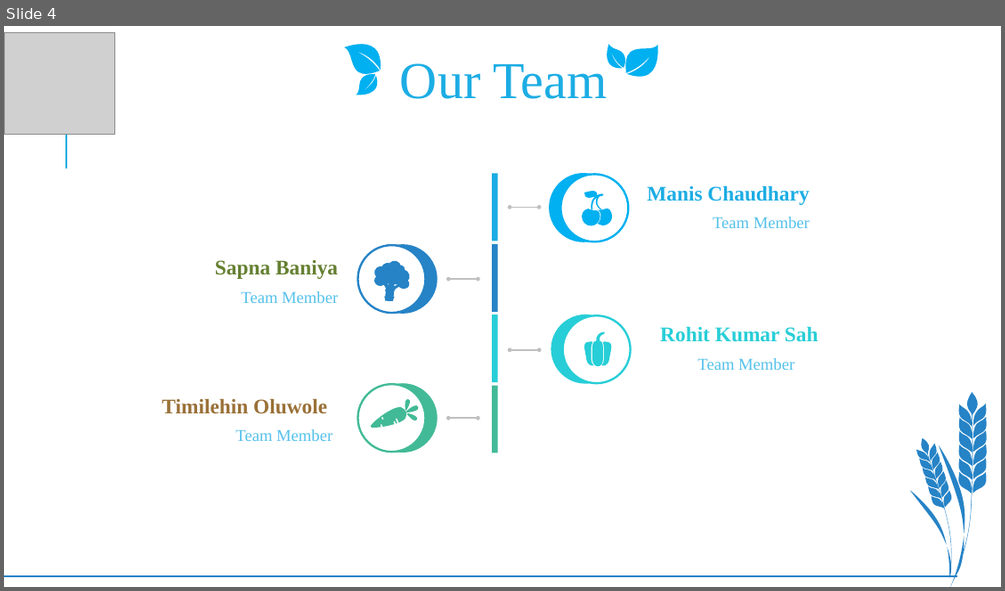
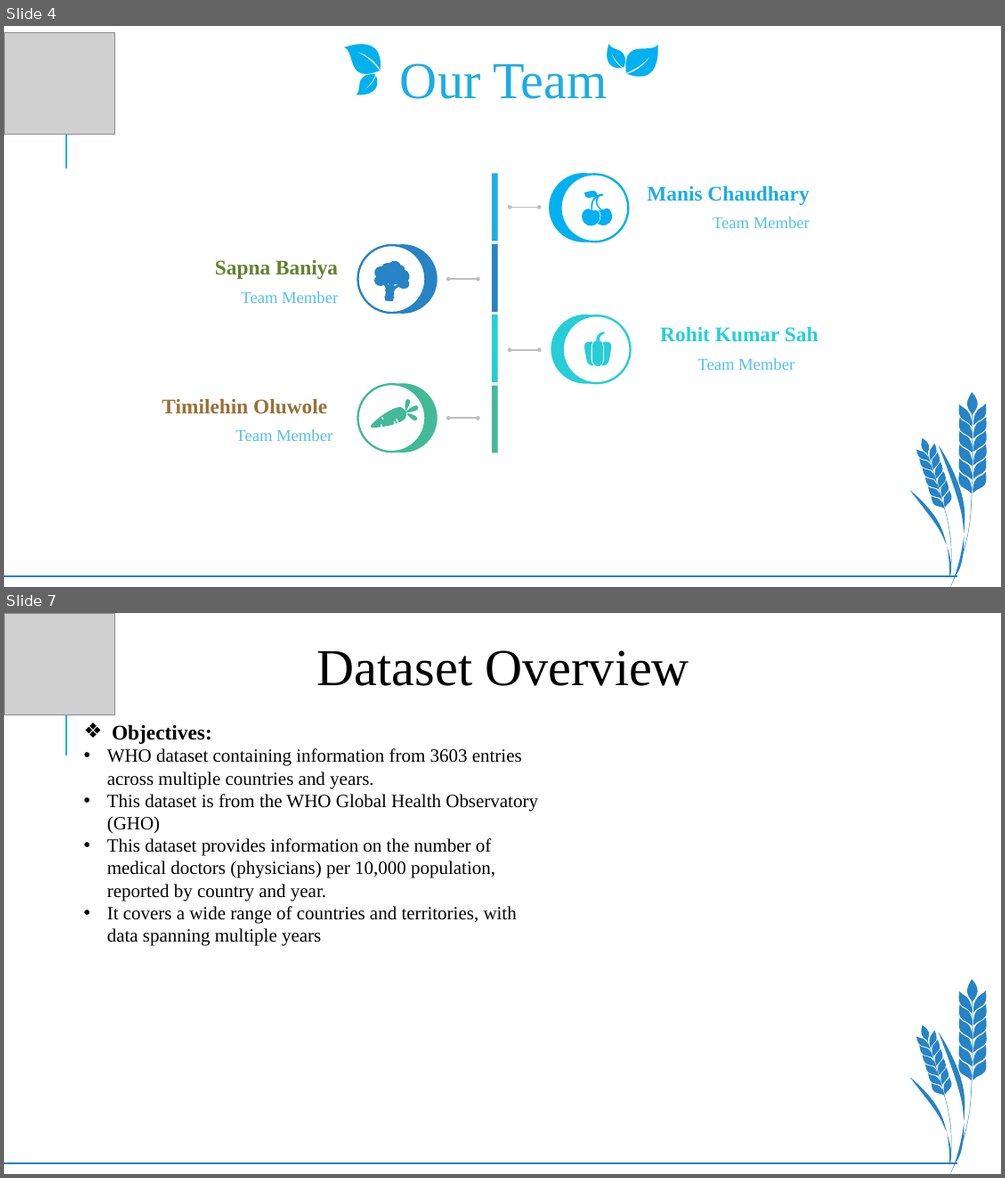
Before and after one commit to DSCI-6602-EDA-Project/EDA, a slide deck: Doctors_by_countries.pptx. Shown one above the other, each under a label of ours: slide 4 before the commit, slides 4 and 7 after it; the slides between them are not shown. The pictures are 1005x591 and 1005x1178 pixels, drawn with LibreOffice and Linux fonts; fonts in the diff are those of the drawing; grey boxes stand for pictures. Boxes give left, top, right and bottom in pixels: in the first picture for what was removed or moved away, otherwise in the second. Text is boxed around its words. In the diff, an @@ line names an element or a change of style, - is before the commit and + after.

```diff
--- a/Doctors_by_countries.pptx
+++ b/Doctors_by_countries.pptx
@@ slide 7 added at [4, 613, 1001, 1174], background #FFFFFF; not listed: 3 template elements that a slide beside it also shows @@
@@ picture added at [4, 613, 114, 715] @@
@@ text added at [317, 650, 689, 686], 50 pt, text #000000 @@
+Dataset Overview
@@ text added at [107, 724, 538, 946], 18 pt, text #000000 @@
+❖ Objectives:
+• WHO dataset containing information from 3603 entries across multiple countries and years.
+• This dataset is from the WHO Global Health Observatory (GHO)
+• This dataset provides information on the number of medical doctors (physicians) per 10,000 population, reported by country and year.
+• It covers a wide range of countries and territories, with data spanning multiple years
```
Also in this commit, not shown: 6 slides changed, 14 other slides added.
